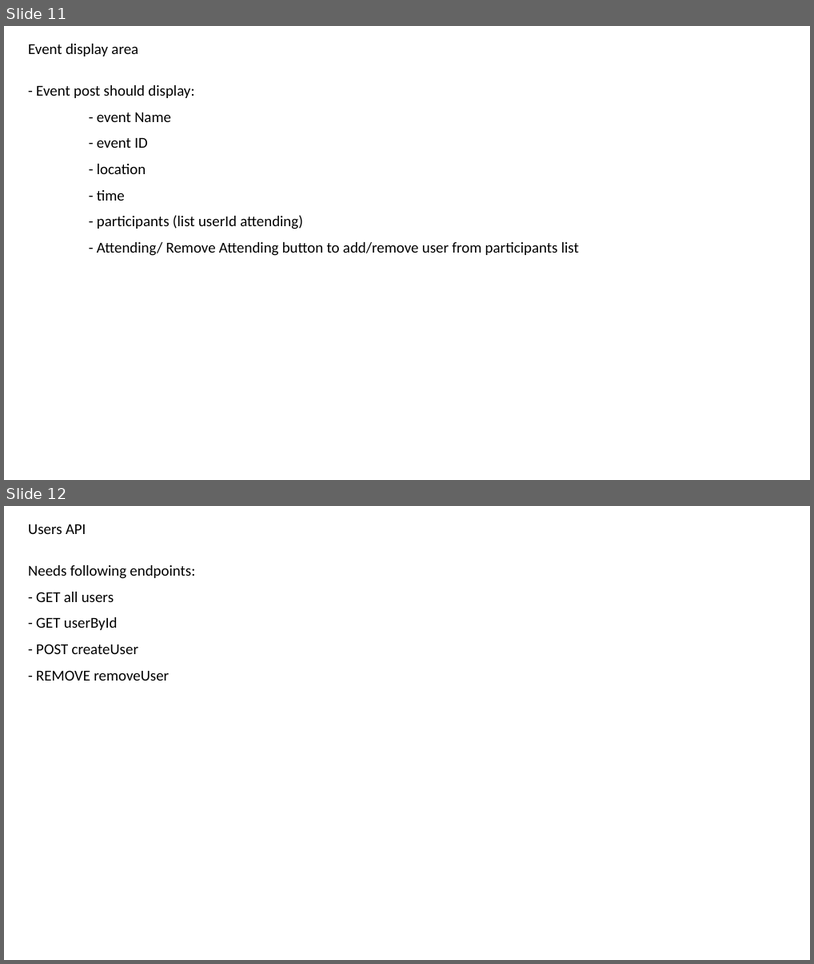
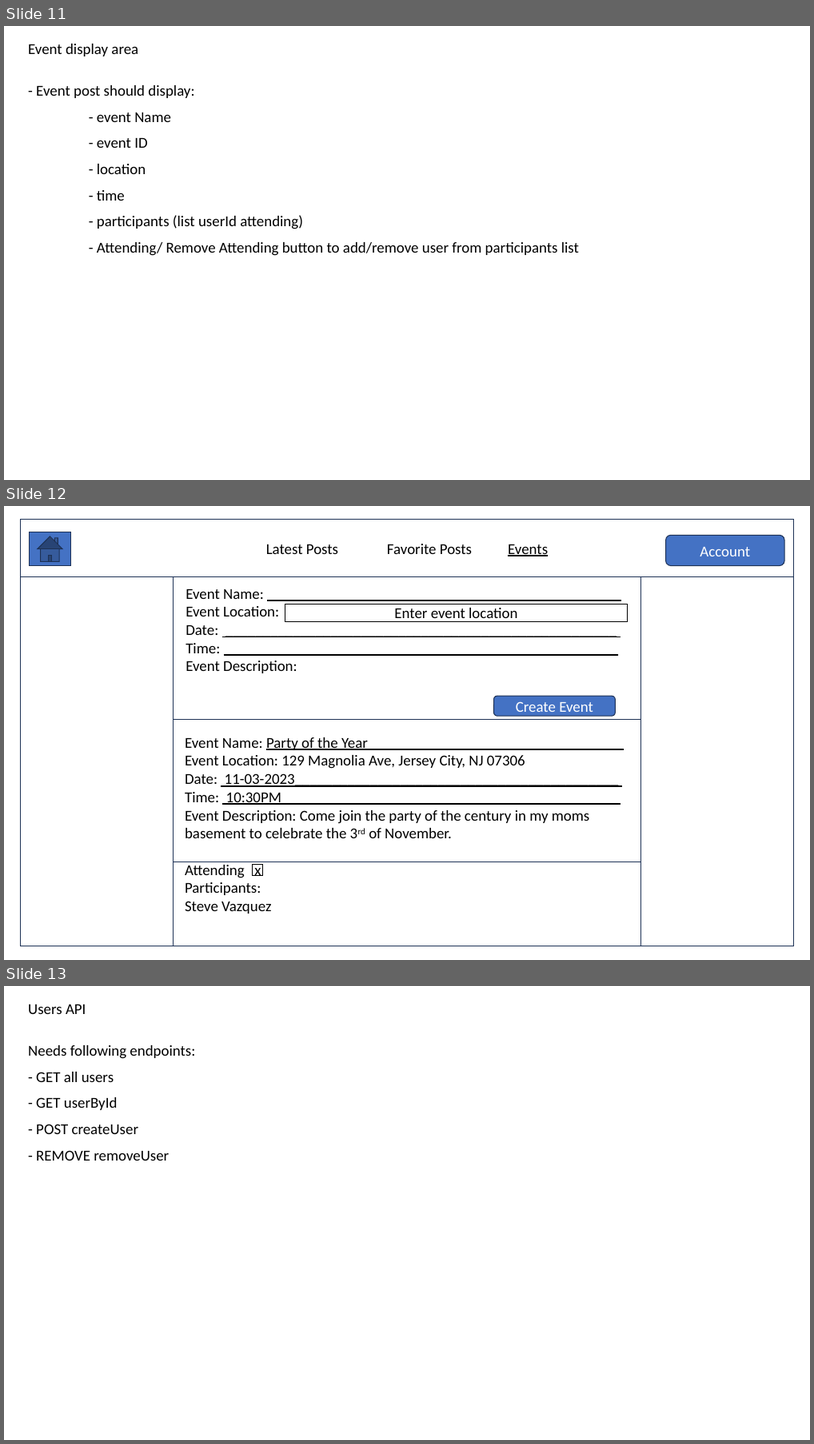
Before and after one commit to seniorscooba/Web_Programming_Final_Project, a slide deck: Documents/final_project_planning.pptx. Shown one above the other, each under a label of ours: slides 11 and 12 before the commit, slides 11, 12 and 13 after it. The pictures are 814x964 and 814x1444 pixels, drawn with LibreOffice and Linux fonts; fonts in the diff are those of the drawing. Boxes give left, top, right and bottom in pixels: in the first picture for what was removed or moved away, otherwise in the second. Text is boxed around its words. In the diff, an @@ line names an element or a change of style, - is before the commit and + after.

```diff
--- a/Documents/final_project_planning.pptx
+++ b/Documents/final_project_planning.pptx
@@ slide 12 added at (4,506,810,960), background #FFFFFF @@
@@ rectangle added at (20,520,794,946), outline #1E3256 1 pt @@
@@ rectangle added at (20,520,794,577), outline #1E3256 1 pt, 18 pt, text #000000 @@
+Latest Posts Favorite Posts Events
@@ action button home added at (30,532,70,565), fill #4472C4, outline #1E3256 1 pt @@
@@ rounded rectangle added at (666,535,786,566), fill #4472C4, outline #1E3256 1 pt, 18 pt, text #FFFFFF @@
+Account
@@ rectangle added at (174,577,642,720), outline #1E3256 1 pt @@
@@ text added at (186,589,298,673), 18 pt, text #000000, underline @@
+Event Name: _______________________________________________
+Event Location:
+Date: ____________________________________________________
+Time: ____________________________________________________
+Event Description:
@@ rectangle added at (286,604,628,621), fill #FFFFFF, outline #000000 1 pt, 18 pt, text #000000 @@
+Enter event location
@@ rounded rectangle added at (494,696,616,716), fill #4472C4, outline #1E3256 1 pt, 18 pt, text #FFFFFF @@
+Create Event
@@ rectangle added at (174,720,642,862), outline #1E3256 1 pt @@
@@ text added at (185,737,624,913), 18 pt, text #000000 @@
+Event Name: Party of the Year__________________________________
+Event Location: 129 Magnolia Ave, Jersey City, NJ 07306
+Date: 11-03-2023___________________________________________
+Time: 10:30PM_____________________________________________
+Event Description: Come join the party of the century in my moms basement to celebrate the 3rd of November.
+Attending x
+Participants:
+Steve Vazquez
@@ rectangle added at (174,862,642,947), outline #1E3256 1 pt @@
@@ rectangle added at (253,864,263,876), outline #000000 1 pt @@
@@ what was slide 12 is now slide 13 @@
```
Also in this commit, not shown: 4 slides changed.
